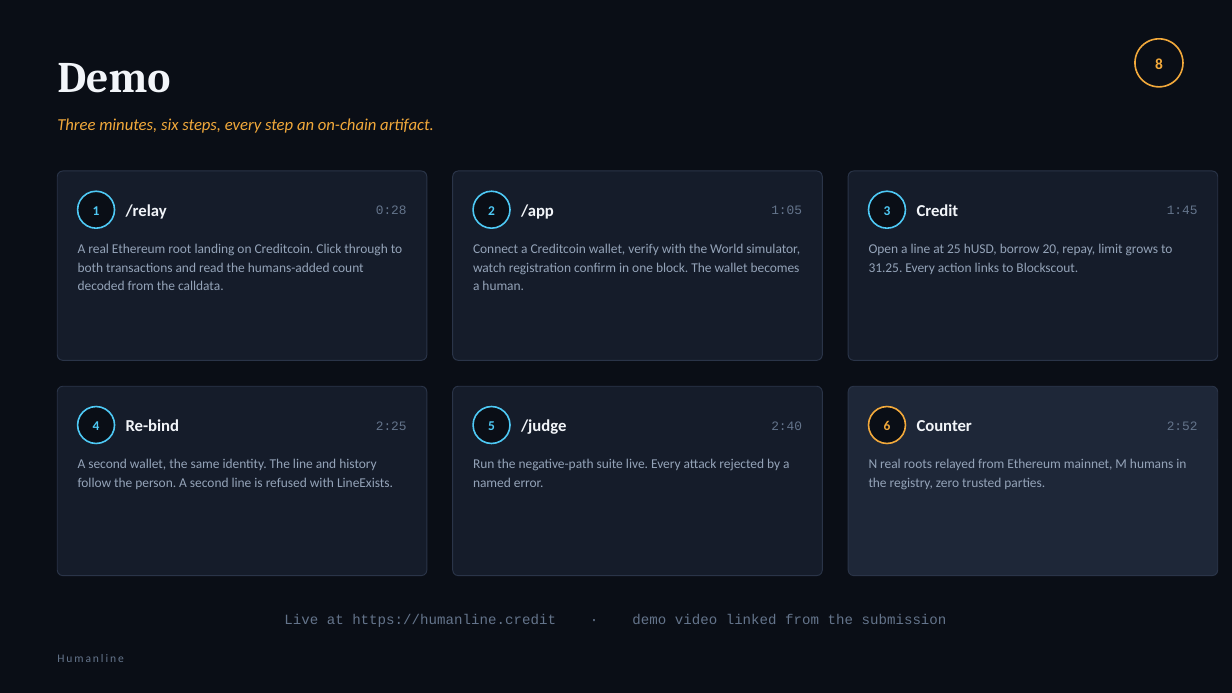
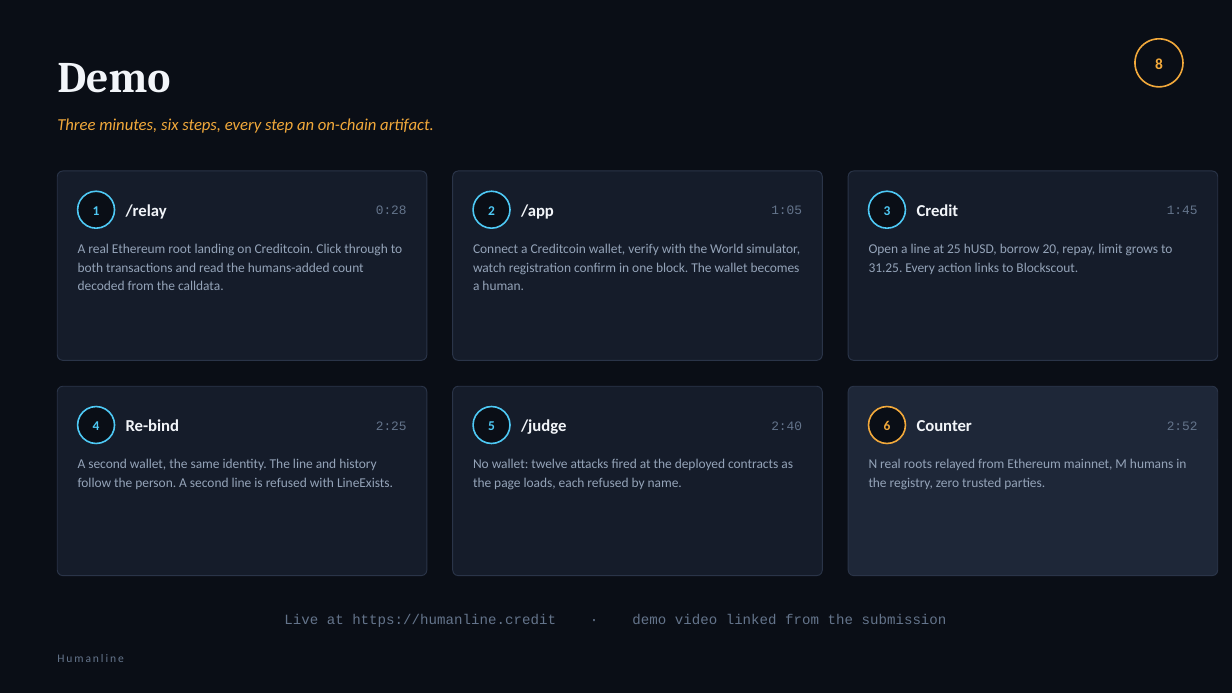
Before and after one commit to rajkaria/humanline, a slide deck: slide 8 of docs/deck.pptx. Drawn at 1232x693 pixels with LibreOffice and Linux fonts; fonts in the diff are those of the drawing. Boxes give left, top, right and bottom in pixels: in the first picture for what was removed or moved away, otherwise in the second. Text is boxed around its words. In the diff, an @@ line names an element or a change of style, - is before the commit and + after.

```diff
--- a/docs/deck.pptx
+++ b/docs/deck.pptx
@@ text at [473,458,793,489]: text changed @@
-Run the negative-path suite live. Every attack rejected by a named error.
+No wallet: twelve attacks fired at the deployed contracts as the page loads, each refused by name.
```
Also in this commit, not shown: 3 other slides changed, 6 other files.
